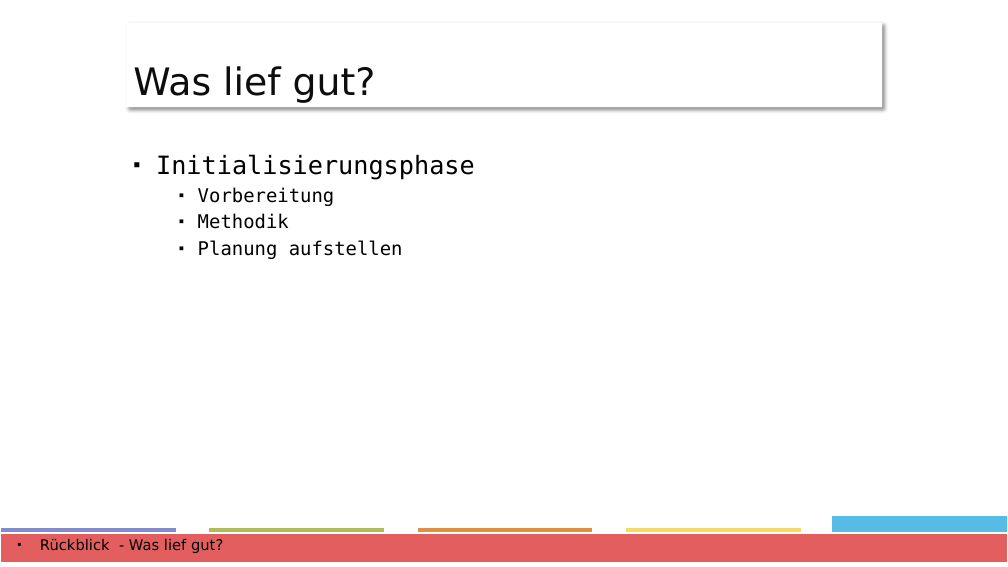
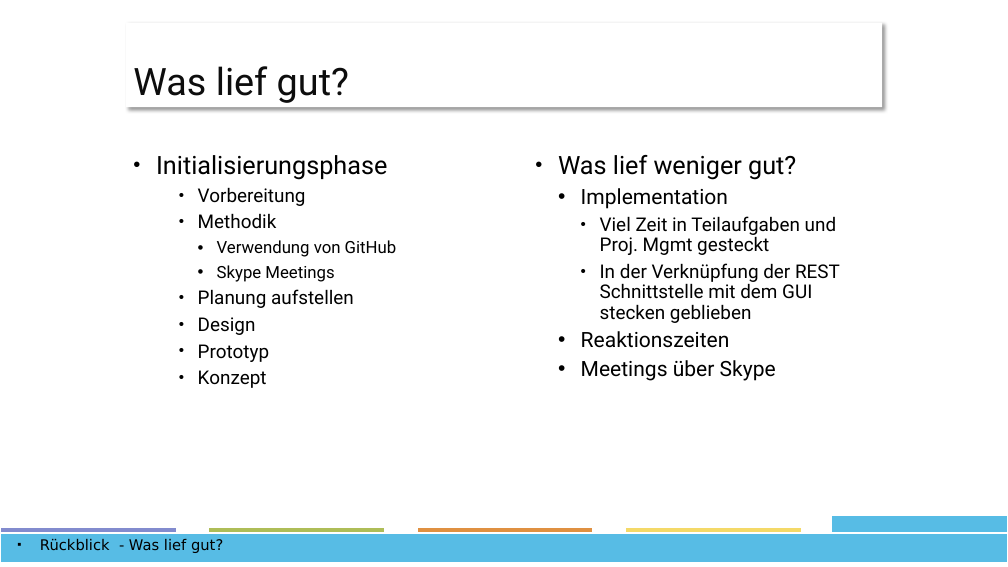
Before and after one commit to ffhsAndroidDenisTobias/androidProject, a slide deck: slide 18 of docs/Präsentation/Project-Presentation.pptx (slide 15 before the commit). Drawn at 1008x567 pixels with LibreOffice and Linux fonts; fonts in the diff are those of the drawing. Boxes give left, top, right and bottom in pixels: in the first picture for what was removed or moved away, otherwise in the second. Text is boxed around its words. In the diff, an @@ line names an element or a change of style, - is before the commit and + after.

Commit message:
presentation updated

```diff
--- a/docs/Präsentation/Project-Presentation.pptx
+++ b/docs/Präsentation/Project-Presentation.pptx
@@ title "Was lief gut?" at (x1=126, y1=23, x2=882, y2=107): font DejaVu Sans to Roboto @@
@@ text at (x1=156, y1=155, x2=387, y2=308): font DejaVu Sans Mono to Roboto in "Initialisierungsphase", "Vorbereitung", "Methodik", "Planung aufstellen"; bullet ▪ to • @@
@@ text added at (x1=558, y1=155, x2=840, y2=381), 18 pt, text #000000 @@
+• Was lief weniger gut?
+  • Implementation
+    • Viel Zeit in Teilaufgaben und Proj. Mgmt gesteckt
+    • In der Verknüpfung der REST Schnittstelle mit dem GUI stecken geblieben
+  • Reaktionszeiten
+  • Meetings über Skype
@@ text at (x1=217, y1=240, x2=397, y2=282): paragraphs added @@
+      • Verwendung von GitHub
+      • Skype Meetings
@@ text at (x1=198, y1=317, x2=269, y2=388): paragraphs added @@
+    • Design
+    • Prototyp
+    • Konzept
@@ rectangle at (x1=0, y1=533, x2=1008, y2=563): fill #E35F5F to #57BCE5 @@
```
Also in this commit, not shown: 13 other slides changed, 5 slides added, 2 slides removed.
